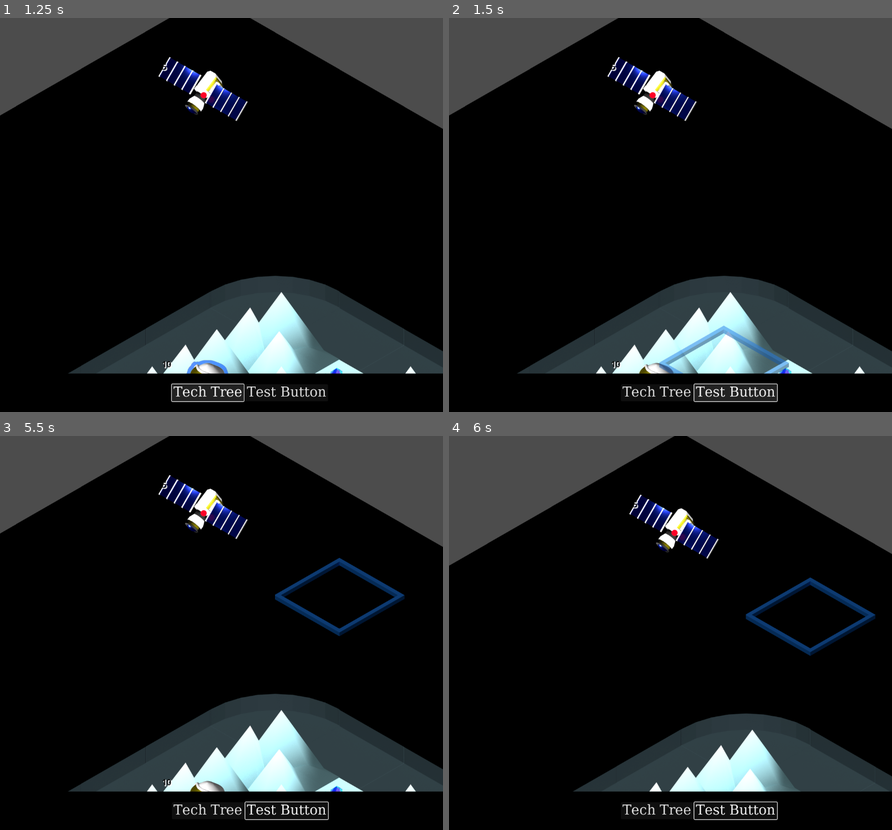
Above: before the commit, frames 1-4 (two rows, left to right).
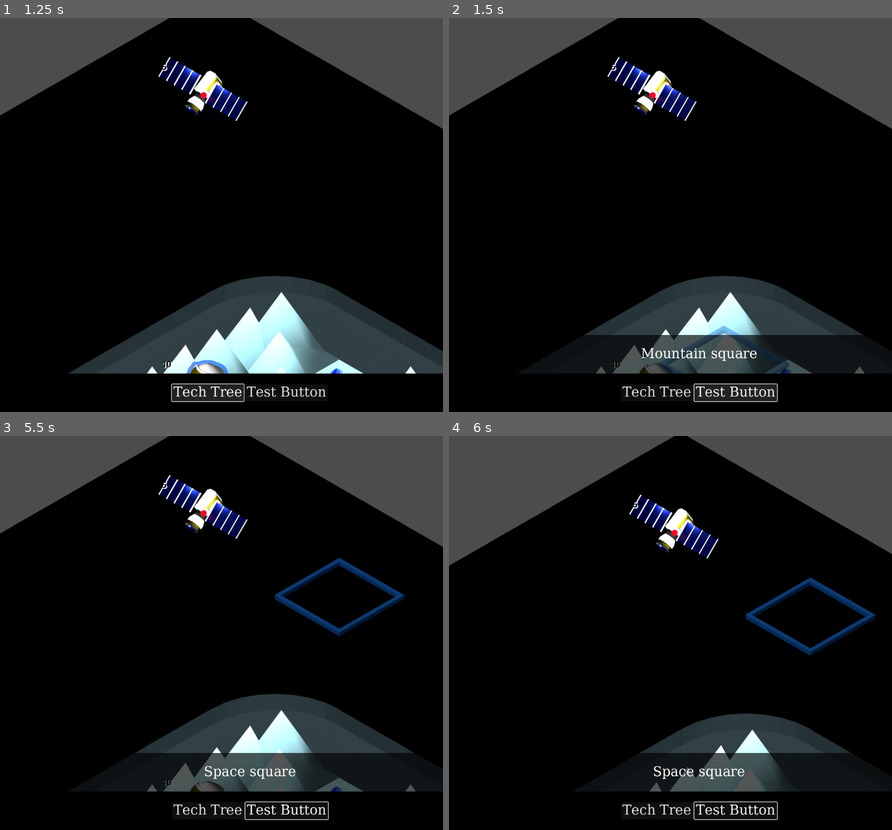
Above: after the commit, the same moments.

Repository: lifflander/stp
Game: Godot game, scene res://node_2d.tscn
Two runs of this game, one before a commit and one after it. Both use one fixed random seed, a clock stepped at 60 frames per second and the inputs below.
Inputs (mouse positions are in pixels of both pictures, inside the frame that each line leads up to):
- Up to frame 1 (1.25 s): click "Tech Tree" at 0.5 s
- Up to frame 2 (1.5 s): click "Test Button" at 1.25 s
- Up to frame 3 (5.5 s): click "Tech Tree" at 2 s; click "Test Button" at 2.75 s; click "Tech Tree" at 3.5 s; click "Test Button" at 4.25 s; tap Enter at 5 s; move the mouse to (318, 613) at 5.02 s; click (318, 613) at 5.17 s
- Up to frame 4 (6 s): tap Space at 5.75 s; drag from (581, 652) to (648, 711) at 5.77 s

Frame 1 is identical in both runs. In frame 2, 7.4% of the frame differs, in the area x 15-100%, y 80-91%; in frame 3, 7.4%; in frame 4, 6.0%.

Commit message:
Add text to describe

Diff:
--- a/Map.gd
+++ b/Map.gd
@@ -25,9 +25,14 @@
 	var type : TileTypeEnum = TileTypeEnum.EMPTY
 	var owned_by_base : LogicEngine.Base = null
 	var resource : AtlasIdent = AtlasIdent.new(-1, Vector2i(-1,-1))
+	var loc : Vector2i
 
-	func _init():
+	func getXY() -> Vector2i:
+		return loc
+
+	func _init(in_loc : Vector2i):
 		atlas = AtlasIdent.new(-1, Vector2i(-1,-1))
+		loc = in_loc
 
 	func hasUnit() -> bool:
 		return unit != null
@@ -129,7 +134,7 @@
 
 	for x in width:
 		for y in height:
-			tiles[convertTo1D(Vector2i(x, y))] = Tile.new()
+			tiles[convertTo1D(Vector2i(x, y))] = Tile.new(Vector2i(x, y))
 			var tile = getTileXY(x, y)
 			tile.type = TileTypeEnum.SPACE
 			tile.atlas_space = AtlasIdent.new(1, Vector2i(0,0))
--- a/TileMap.gd
+++ b/TileMap.gd
@@ -108,6 +108,22 @@
 		elif get_text() == "Spaceman":
 			unit = LogicEngine.SpacemanUnit.new(le, tile_map, location)
 			le.players[0].units.append(unit)
+
+class ExtractResource extends Button:
+	var location : Vector2i
+	var tile_map : IsoTileMap
+	var le : LogicEngine
+	var base : LogicEngine.Base = null
+
+	func _init(name : String, in_loc : Vector2i, in_le : LogicEngine, in_tile_map : IsoTileMap, in_base : LogicEngine.Base):
+		set_text(name)
+		location = in_loc
+		tile_map = in_tile_map
+		le = in_le
+		base = in_base
+
+	func _pressed():
+		print("extracted")
 
 func convertTo1D(idx : Vector2i) -> int:
 	return idx.x * width + idx.y
@@ -205,6 +221,56 @@
 	#var u4 = BuildUnit.new(LogicEngine.TankUnit.new(logic_engine, self, loc))
 	#dcrc.add_child(u4)
 
+func setUIForSquare(tile : Map.Tile):
+	var dcr = get_parent().find_child("DynamicColorRect") as ColorRect
+	dcr.visible = true
+	var dcrc = get_parent().find_child("DynamicHBoxContainer") as HBoxContainer
+	for child in dcrc.get_children():
+		dcrc.remove_child(child)
+
+	var loc = tile.getXY()
+
+	if tile.resource.source_id != -1:
+		var inside_base : bool = false
+		var base : LogicEngine.Base = null
+
+		for p in logic_engine.players:
+			for b in p.bases:
+				if loc in b.tiles_inside:
+					inside_base = true
+					base = b
+
+		if inside_base:
+			var u1 = ExtractResource.new("Extract Crystal", loc, logic_engine, self, base)
+			dcrc.add_child(u1)
+		else:
+			if tile.type == Map.TileTypeEnum.LAND:
+				var u1 = Label.new()
+				u1.text = "Land square with Crystal"
+				dcrc.add_child(u1)
+			elif tile.type == Map.TileTypeEnum.MOUNTAIN:
+				var u1 = Label.new()
+				u1.text = "Mountain square with Crystal"
+				dcrc.add_child(u1)
+
+	else:
+		if tile.type == Map.TileTypeEnum.LAND:
+			var u1 = Label.new()
+			u1.text = "Land square"
+			dcrc.add_child(u1)
+		elif tile.type == Map.TileTypeEnum.MOUNTAIN:
+			var u1 = Label.new()
+			u1.text = "Mountain square"
+			dcrc.add_child(u1)
+		elif tile.type == Map.TileTypeEnum.SPACE:
+			var u1 = Label.new()
+			u1.text = "Space square"
+			dcrc.add_child(u1)
+		elif tile.type == Map.TileTypeEnum.ATMOSPHERE:
+			var u1 = Label.new()
+			u1.text = "Atmosphere square"
+			dcrc.add_child(u1)
+
 func unselectCell(tile : Vector2i):
 	set_cell(selection_layer, tile, -1, Vector2i(0,0), 0)
 	var dcr = get_parent().find_child("DynamicColorRect") as ColorRect
@@ -276,6 +342,8 @@
 	else:
 		if selection.validTile():
 			set_cell(selection_layer, selection.getTile(), 9, Vector2i(0,0), 0)
+			setUIForSquare(map.getTileVec(selection.getTile()))
+
 
 func drawCity(base : LogicEngine.Base):
 	set_cell(city_layer_id, base.location, base.base_source_id, base.base_coord, 0)
--- a/iso-tileset-2.tres
+++ b/iso-tileset-2.tres
@@ -6,6 +6,7 @@
 [ext_resource type="Texture2D" uid="uid://d2ql6dm0nudk4" path="res://assets/tilesets/Units-Tileset_1.png" id="2_t27ds"]
 [ext_resource type="Texture2D" uid="uid://dalalwkh6mad7" path="res://assets/tilesets/Base_Tileset_1.png" id="3_itlhw"]
 [ext_resource type="Texture2D" uid="uid://ctcpcdrq8bdq7" path="res://assets/tilesets/Tileset_1.png" id="4_vypo8"]
+[ext_resource type="Texture2D" uid="uid://ck6lrfe6gir6e" path="res://assets/tilesets/Greenhouse_Level_3.png" id="6_88335"]
 [ext_resource type="Texture2D" uid="uid://gt15n4bniw2k" path="res://assets/tilesets/Tileset_Overlay_Selection.png" id="7_6aigk"]
 [ext_resource type="Texture2D" uid="uid://bfi2wkiec7kl0" path="res://assets/tilesets/Mars_Tileset_2.png" id="8_iwov0"]
 
@@ -81,6 +82,11 @@
 1:0/0/texture_origin = Vector2i(0, 160)
 2:0/0 = 0
 2:0/0/texture_origin = Vector2i(0, 160)
+
+[sub_resource type="TileSetAtlasSource" id="TileSetAtlasSource_xjdxl"]
+texture = ExtResource("6_88335")
+texture_region_size = Vector2i(900, 500)
+0:0/0 = 0
 
 [sub_resource type="TileSetAtlasSource" id="TileSetAtlasSource_k64m7"]
 texture = ExtResource("4_vypo8")
@@ -183,4 +189,5 @@
 sources/12 = SubResource("TileSetAtlasSource_vgkwd")
 sources/0 = SubResource("TileSetAtlasSource_yh4kb")
 sources/1 = SubResource("TileSetAtlasSource_wuy8j")
+sources/2 = SubResource("TileSetAtlasSource_xjdxl")
 pattern_0 = SubResource("TileMapPattern_74qju")
--- a/node_2d.tscn
+++ b/node_2d.tscn
@@ -81,7 +81,7 @@
 layer_0/y_sort_enabled = true
 layer_1/name = "Resources"
 layer_1/y_sort_enabled = true
-layer_1/tile_data = PackedInt32Array(393225, 524297, 0, 327687, 524297, 0, 589832, 524297, 0, 458764, 524297, 0)
+layer_1/tile_data = PackedInt32Array(524298, 2, 0)
 layer_2/name = "City"
 layer_2/y_sort_enabled = true
 layer_2/y_sort_origin = 150
Not shown: 1 places in iso-tileset-2.tres that only renumber resources
